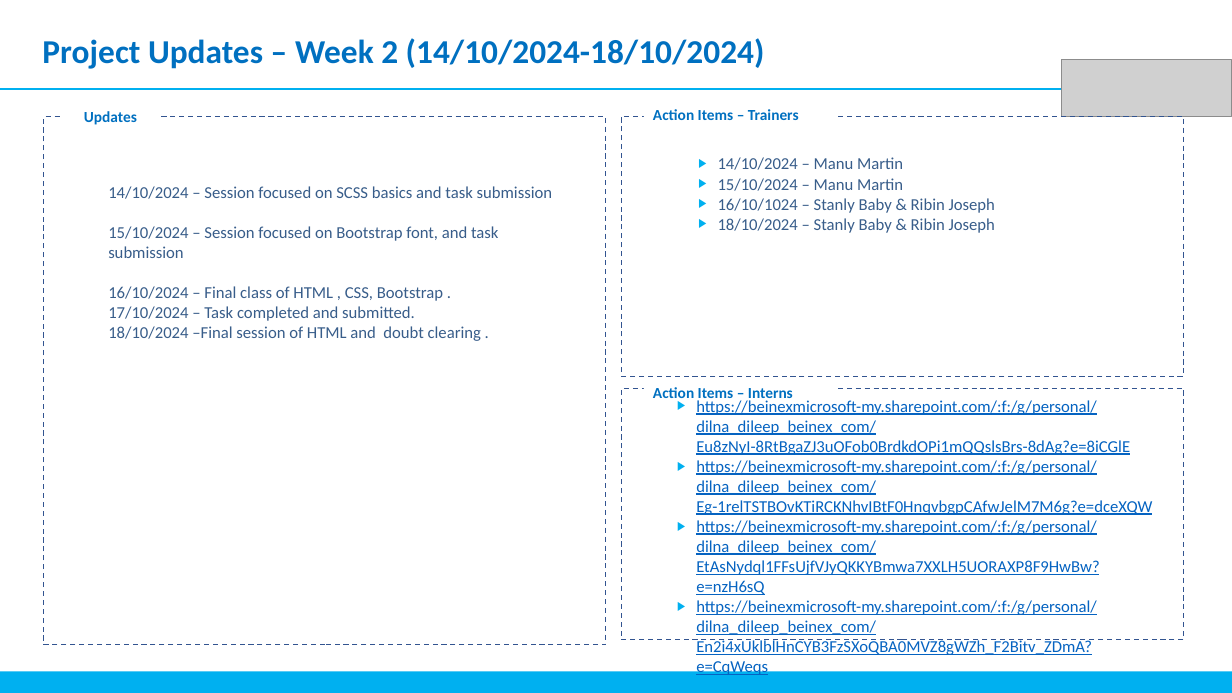
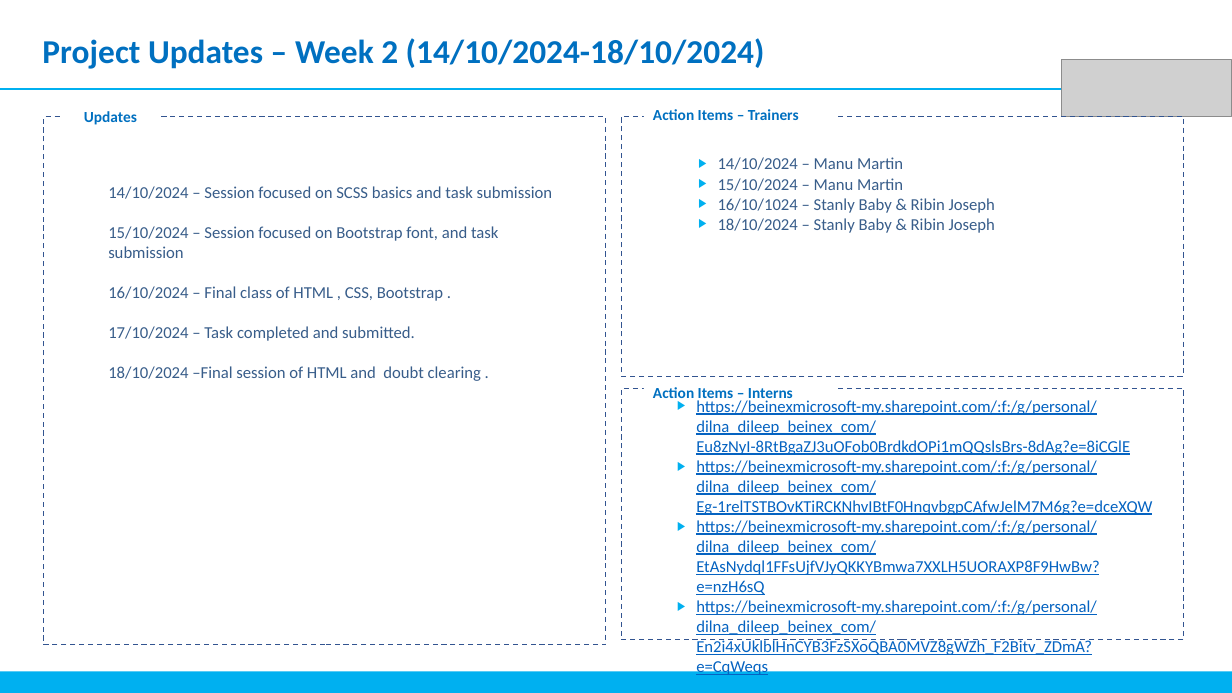
Before and after one commit to dilnadileep/FE-Internship, a slide deck: slide 5 of Weekly Status Update -Dilna Dileep.pptx (slide 4 before the commit). Drawn at 1232x693 pixels with LibreOffice and Linux fonts; fonts in the diff are those of the drawing; grey boxes stand for pictures. Boxes give left, top, right and bottom in pixels: in the first picture for what was removed or moved away, otherwise in the second. Text is boxed around its words. In the diff, an @@ line names an element or a change of style, - is before the commit and + after.

```diff
--- a/Weekly Status Update -Dilna Dileep.pptx
+++ b/Weekly Status Update -Dilna Dileep.pptx
@@ text "14/10/2024 – Session focused on ..." rewrapped from [108,186,552,341] to [108,186,552,381] @@
```
Also in this commit, not shown: 1 slide added, 28 other files.
